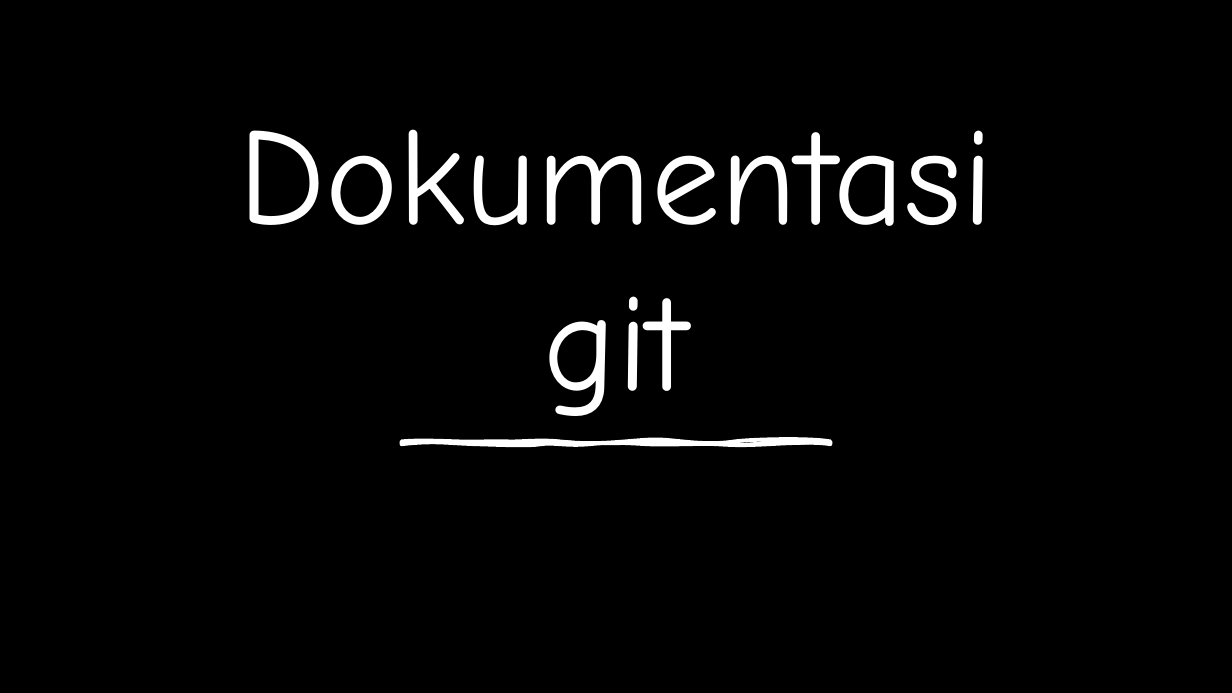
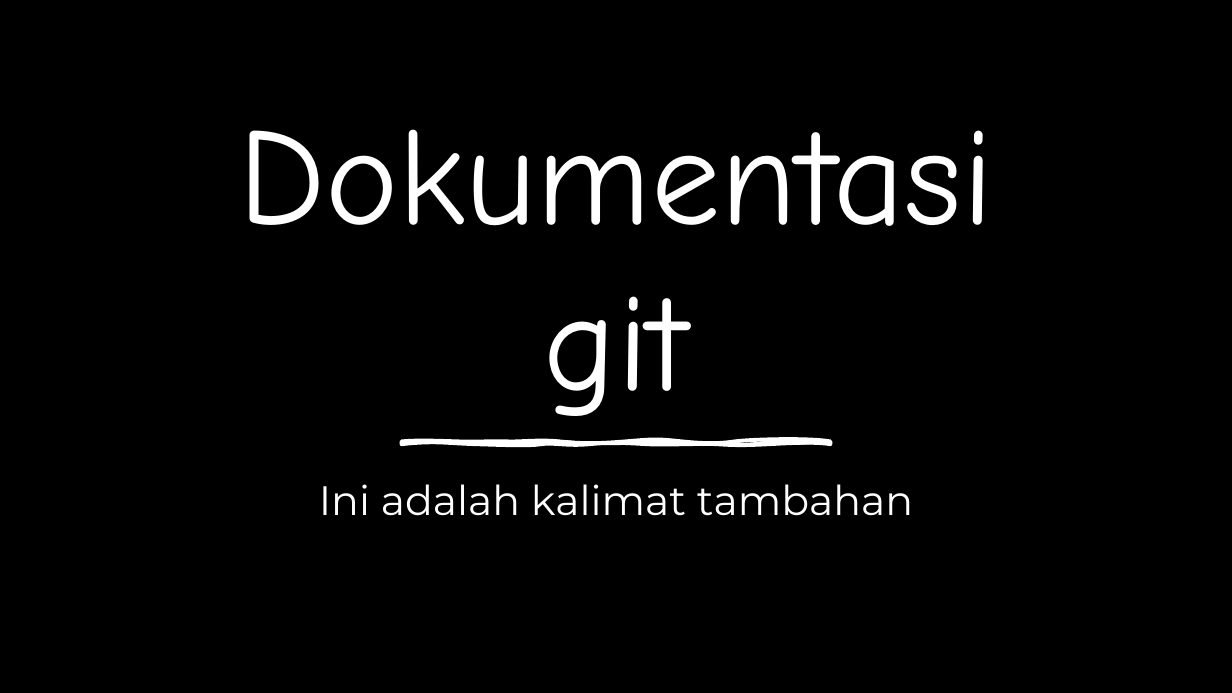
Before and after one commit to alvinkurniawan99/testing, a slide deck: slide 1 of dokumentasi_git.pptx. Drawn at 1232x693 pixels with LibreOffice and Linux fonts; fonts in the diff are those of the drawing; background and template pictures are left out. Boxes give left, top, right and bottom in pixels: in the first picture for what was removed or moved away, otherwise in the second. Text is boxed around its words. In the diff, an @@ line names an element or a change of style, - is before the commit and + after.

Commit message:
Dokumen Kedua

```diff
--- a/dokumentasi_git.pptx
+++ b/dokumentasi_git.pptx
@@ subtitle added at (x1=319, y1=484, x2=913, y2=516), 32 pt, text #FFFFFF @@
+Ini adalah kalimat tambahan
```
